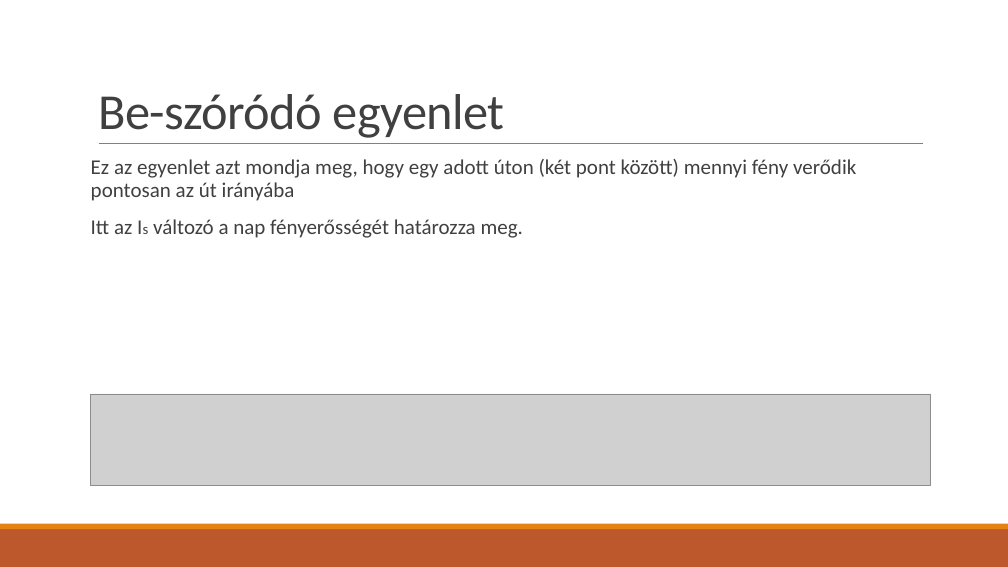
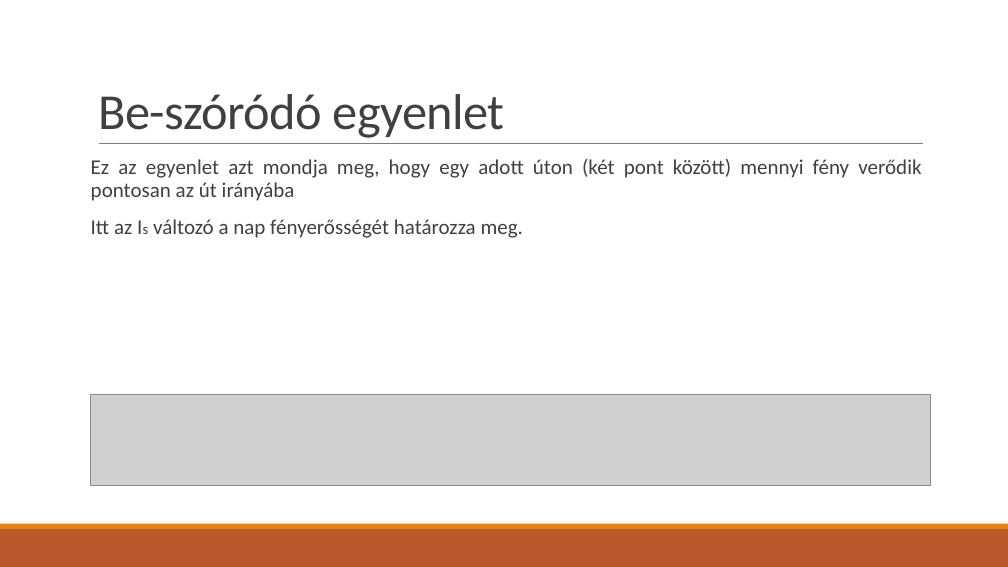
Before and after one commit to TheFlyingPiano99/AtmosphereSimulation, a slide deck: slide 7 of Docs/ppt/Atmoszféra szimuláció.pptx. Drawn at 1008x567 pixels with LibreOffice and Linux fonts; fonts in the diff are those of the drawing; grey boxes stand for pictures. Boxes give left, top, right and bottom in pixels: in the first picture for what was removed or moved away, otherwise in the second. Text is boxed around its words. In the diff, an @@ line names an element or a change of style, - is before the commit and + after.

```diff
--- a/Docs/ppt/Atmoszféra szimuláció.pptx
+++ b/Docs/ppt/Atmoszféra szimuláció.pptx
@@ text "Ez az egyenlet azt mondja ..." at [91,159,921,238]: alignment left to justified @@
```
Also in this commit, not shown: 8 other slides changed, 1 slide added, 4 other files.
